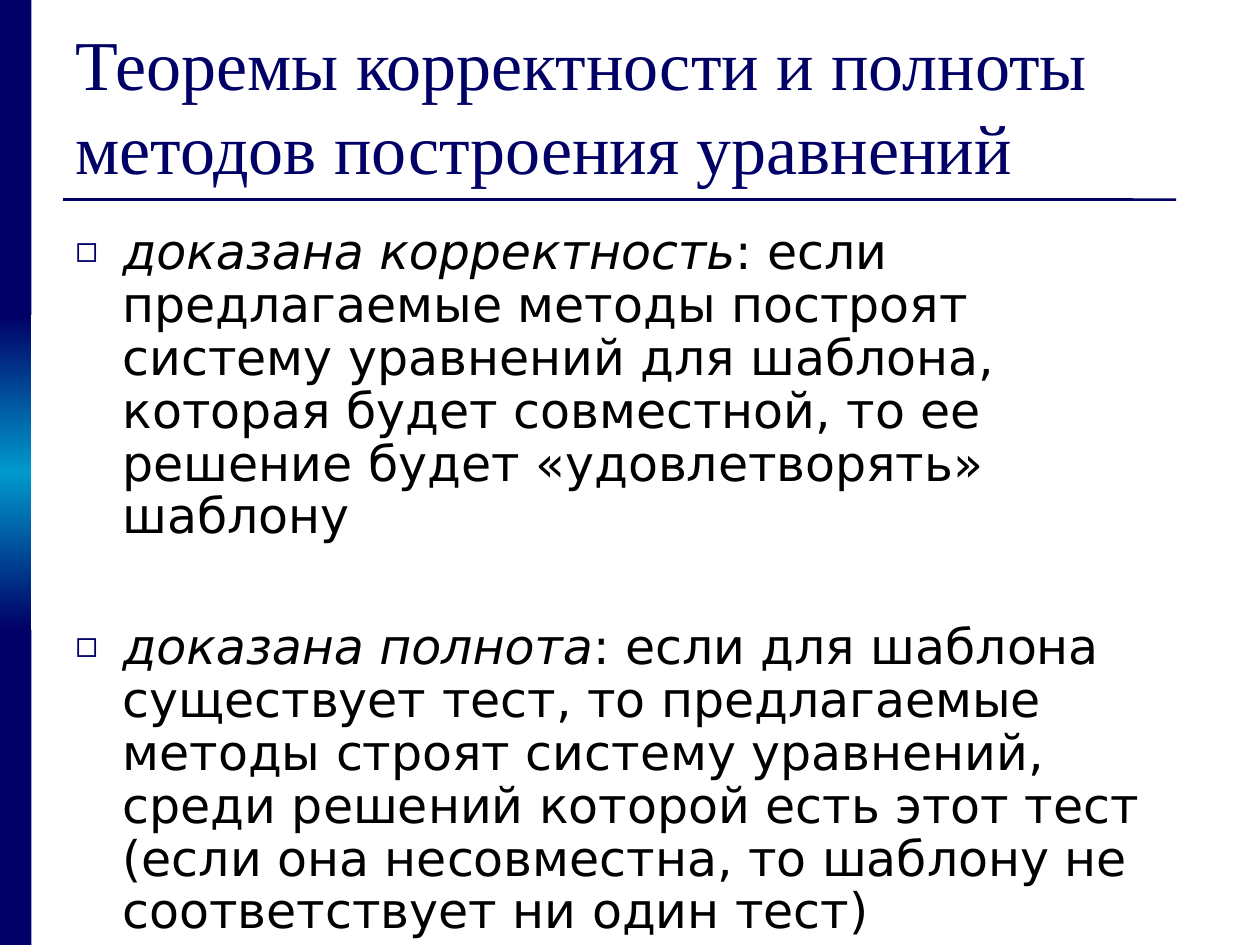
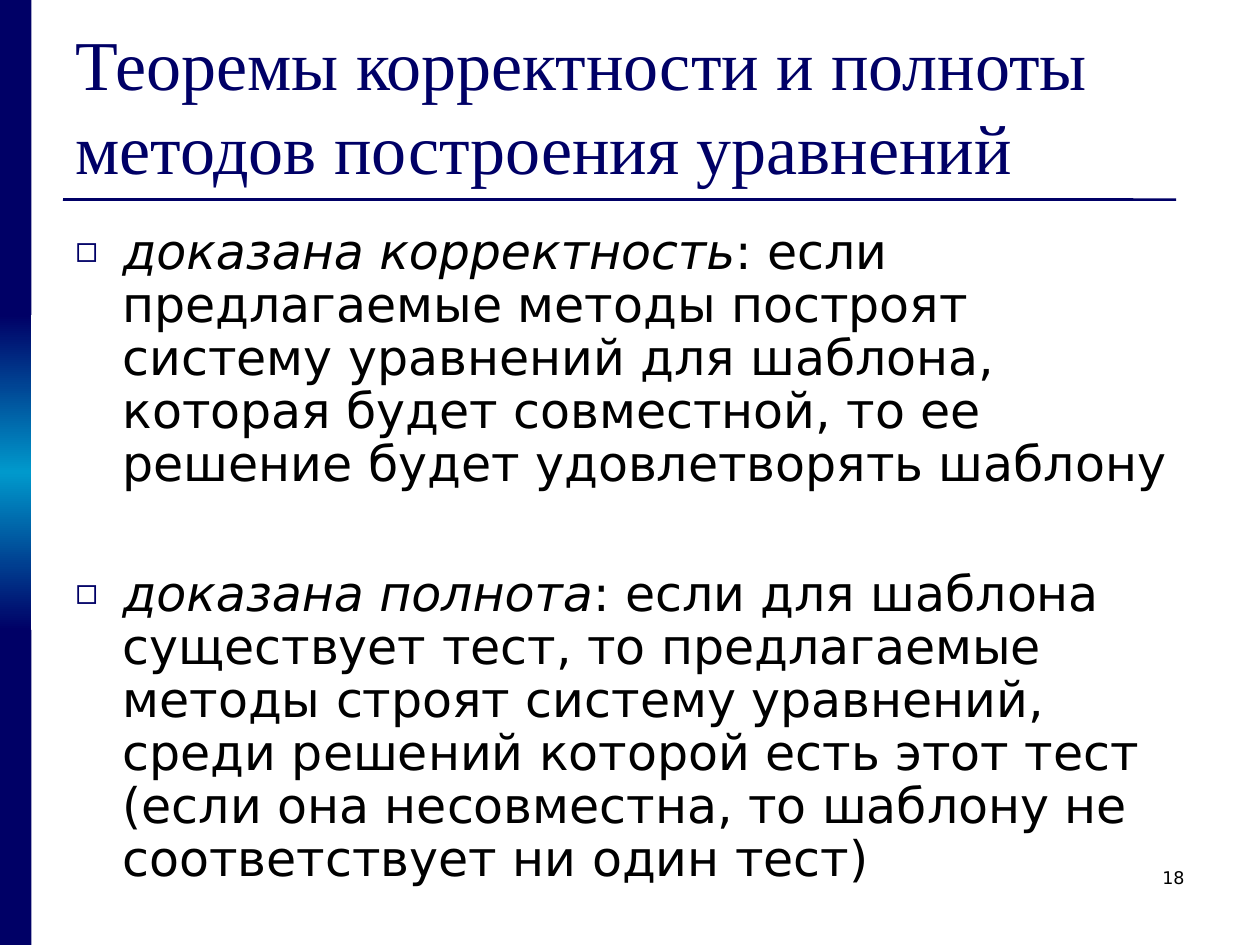
Before and after one commit to kornevgen/tesla-project, a slide deck: slide 18 of papers/THESIS/talks/pred/prethesis9.ppt (slide 23 before the commit). Drawn at 1260x945 pixels with LibreOffice and Linux fonts; fonts in the diff are those of the drawing. Boxes give left, top, right and bottom in pixels: in the first picture for what was removed or moved away, otherwise in the second. Text is boxed around its words. In the diff, an @@ line names an element or a change of style, - is before the commit and + after.

```diff
--- a/papers/THESIS/talks/pred/prethesis9.ppt
+++ b/papers/THESIS/talks/pred/prethesis9.ppt
@@ text at box(123, 241, 1166, 492): text changed @@
-◻ доказана корректность: если предлагаемые методы построят систему уравнений для шаблона, которая будет совместной, то ее решение будет «удовлетворять» шаблону
+◻ доказана корректность: если предлагаемые методы построят систему уравнений для шаблона, которая будет совместной, то ее решение будет удовлетворять шаблону
@@ page number added at box(1162, 871, 1184, 885), 10 pt, text #000000 @@
+18
```
Also in this commit, not shown: 21 other slides changed, 1 slide added, 4 slides removed.
